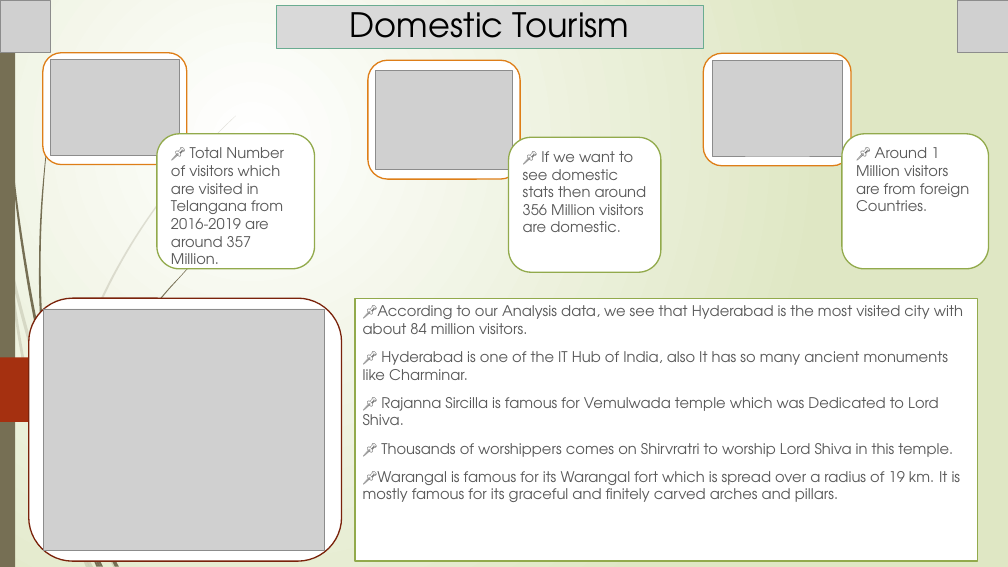
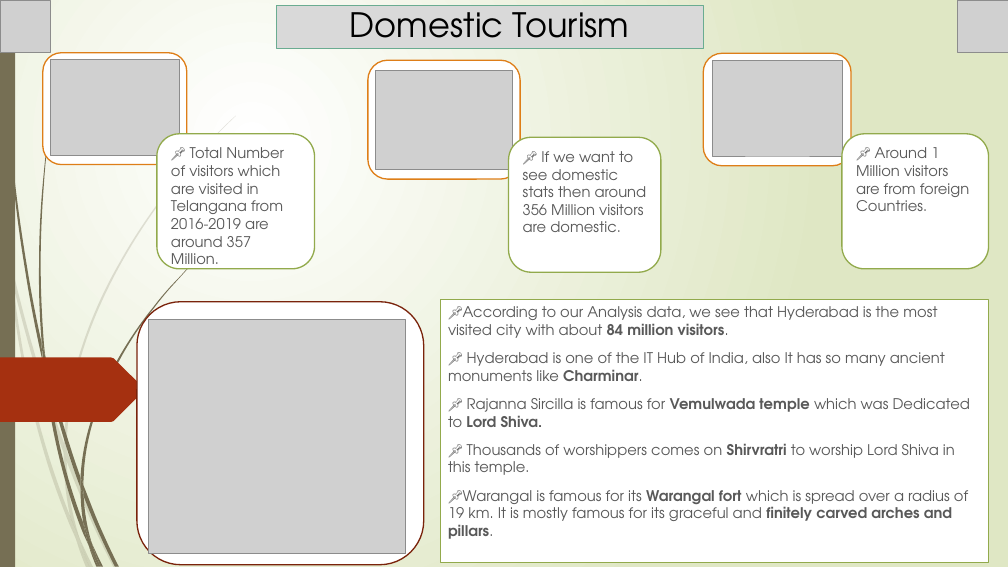
Before and after one commit to Kartik-Lohar/Telangana_Tourism, a slide deck: slide 3 of Tourism Challenge by Codebasics.pptx. Drawn at 1008x567 pixels with LibreOffice and Linux fonts; fonts in the diff are those of the drawing; grey boxes stand for pictures. Boxes give left, top, right and bottom in pixels: in the first picture for what was removed or moved away, otherwise in the second. Text is boxed around its words. In the diff, an @@ line names an element or a change of style, - is before the commit and + after.

```diff
--- a/Tourism Challenge by Codebasics.pptx
+++ b/Tourism Challenge by Codebasics.pptx
@@ subtitle "📌According to our Analysis data, ...": place and size @@
-subtitle "📌According to our Analysis data, ..." at [355, 298, 979, 561]
+subtitle "📌According to our Analysis data, ..." at [441, 299, 989, 563]
@@ subtitle "📌According to our Analysis data, ..." at [441, 299, 989, 563]: bold on in "84 million visitors.", "Charminar.", "Vemulwada temple Lord Shiva.", "Shirvratri" and 1 more places @@
@@ picture removed at [44, 309, 324, 551] @@
@@ rounded rectangle: place and size @@
-rounded rectangle at [29, 298, 342, 561]
+rounded rectangle at [137, 302, 423, 565]
@@ picture added at [148, 320, 405, 554] @@
@@ freeform shape added at [64, 443, 67, 461], fill #766F54 at 20% opacity @@
@@ freeform shape added at [64, 453, 79, 538], fill #766F54 at 20% opacity @@
@@ group added at [42, 340, 91, 546]: 5 freeform shapes @@
```
Also in this commit, not shown: 14 other slides changed, 1 slide added, 1 other file.
